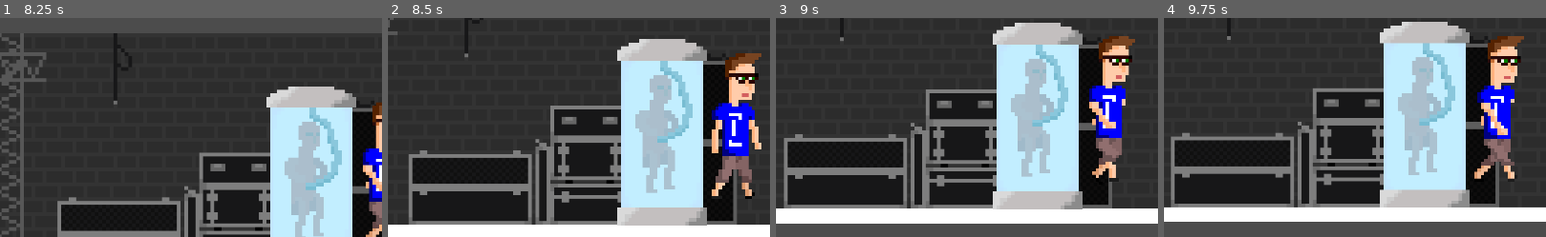
Above: before the commit, frames 1-4 (left to right).
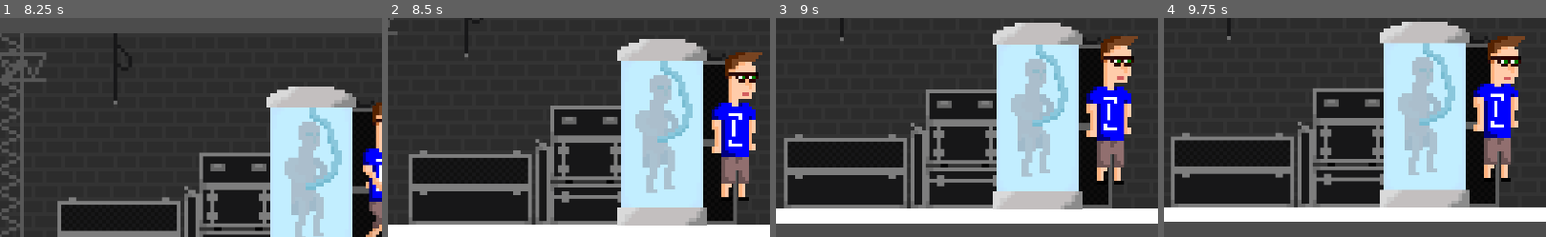
Above: after the commit, the same moments.

Repository: klenganthegame/KlenganTheGame
Game: Godot game, scene res://level/Level1.tscn
The game is run twice, just before and just after one commit, with the same random seed, the same clock (stepped at 60 frames per second) and the same inputs.
Inputs:
- Up to frame 1 (8.25 s): tap Enter (accept) at 0.5, 1.35, 2.85, 4.35, 5.85, 7.35 s; hold Enter (accept) 0.53-1.28 s; hold D (walk_right) 0.53-2.03 s; tap Space (jump) at 0.77, 1.52, 3.02, 3.77, 4.52, 6.02, 6.77, 7.52 s; hold A (walk_left) 2.03-2.78 s; hold Enter (accept) 2.03-2.78 s; hold D (walk_right) 2.78-4.28 s; hold Enter (accept) 3.53-4.28 s; hold A (walk_left) 4.28-5.03 s; hold D (walk_right) 5.03-5.78 s; hold Enter (accept) 5.03-5.78 s; hold A (walk_left) 5.78-7.28 s; hold Enter (accept) 6.53-7.28 s; hold D (walk_right) from 7.28 s (still down); hold Enter (accept) from 8.03 s (still down)
- Up to frame 2 (8.5 s): keep holding D (walk_right); keep holding Enter (accept)
- Up to frame 3 (9 s): keep holding D (walk_right); release Enter (accept) at 8.78 s; tap Enter (accept) at 8.85 s
- Up to frame 4 (9.75 s): tap Space (jump) at 9.02 s; release D (walk_right) at 9.53 s; hold A (walk_left) from 9.53 s (still down); hold Enter (accept) from 9.53 s (still down)
The pictures show only the part of the screen within x 6-56%, y 28-78%; the shares and areas given below are measured in that part.

Frame 1 is identical in both runs. In frame 2, 2.0% of the frame differs, in the area x 84-98%, y 15-84%; in frame 3, 2.9%, in the area x 81-95%, y 8-77%; in frame 4, 2.2%.

Commit message:
Idle Animation when talking

Diff:
--- a/objects/level1/Klengan.gd
+++ b/objects/level1/Klengan.gd
@@ -65,6 +65,8 @@
 		# if collisions:
 			#Input.start_joy_vibration(0, 0.5, 0.5, 0.5)
 		motion = move_and_slide(motion,Vector2(0, -1))
+	else:
+		$AnimatedSprite.play("idle")
 
 func talk(text : Array):
 	$CanvasLayer/DialogueBox.talk(text)
